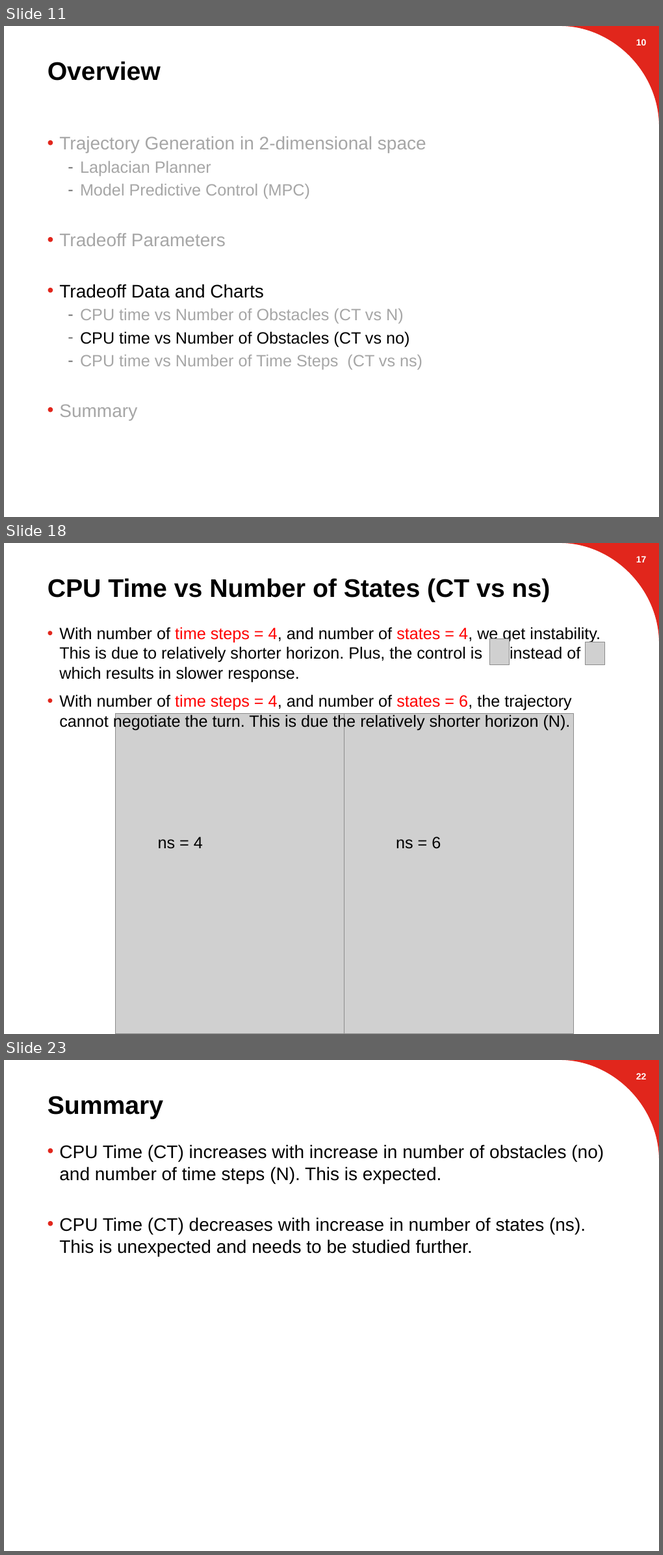
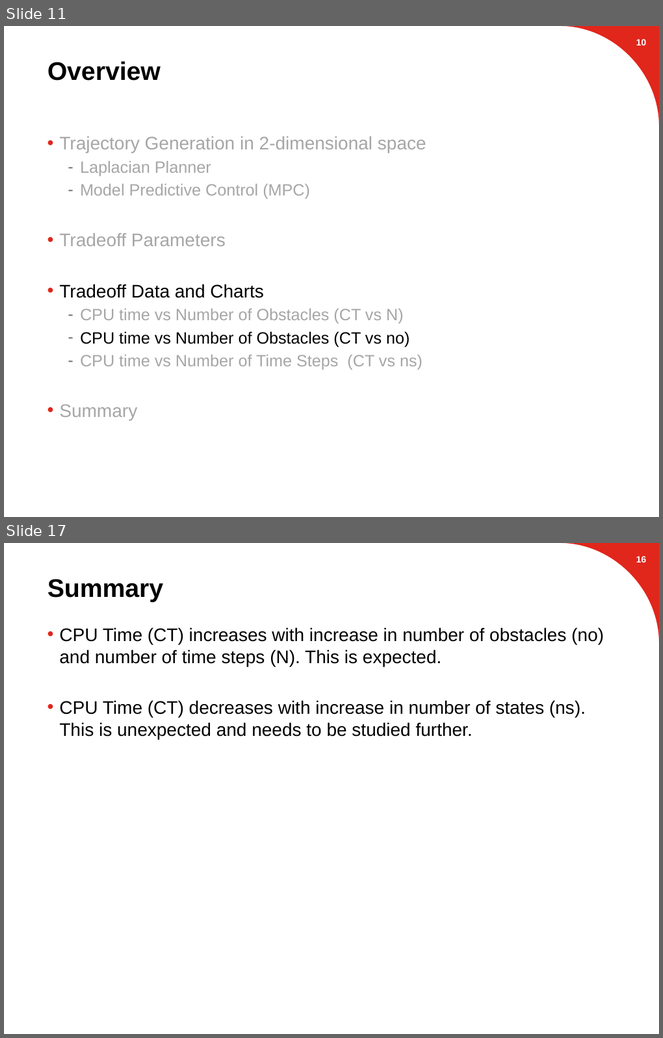
Before and after one commit to suvoganguli/GIG-MPC-Laplacian, a slide deck: 2D Results (03-19-2018).pptx. Shown one above the other, each under a label of ours: slides 11, 18 and 23 before the commit, slides 11 and 17 after it; the slides between them are not shown. The pictures are 663x1555 and 663x1038 pixels, drawn with LibreOffice and Linux fonts; fonts in the diff are those of the drawing; grey boxes stand for pictures; background and template pictures are left out. Boxes give left, top, right and bottom in pixels: in the first picture for what was removed or moved away, otherwise in the second. Text is boxed around its words. In the diff, an @@ line names an element or a change of style, - is before the commit and + after.

```diff
--- a/2D Results (03-19-2018).pptx
+++ b/2D Results (03-19-2018).pptx
@@ slide 18 removed at [4, 543, 659, 1034], background #FFFFFF; not listed: 1 template element that a slide beside it also shows @@
@@ page number removed at [636, 556, 647, 563] @@
-17
@@ title removed at [48, 578, 551, 602] @@
-CPU Time vs Number of States (CT vs ns)
@@ text removed at [59, 627, 601, 730] @@
-• With number of time steps = 4, and number of states = 4, we get instability. This is due to relatively shorter horizon. Plus, the control is instead of which results in slower response.
-• With number of time steps = 4, and number of states = 6, the trajectory cannot negotiate the turn. This is due the relatively shorter horizon (N).
@@ picture removed at [490, 639, 509, 665] @@
@@ picture removed at [585, 642, 605, 665] @@
@@ picture removed at [115, 713, 345, 1034] @@
@@ picture removed at [345, 713, 574, 1034] @@
@@ text removed at [158, 837, 203, 849] @@
-ns = 4
@@ text removed at [396, 837, 441, 849] @@
-ns = 6
@@ what was slide 23 is now slide 17 @@
@@ page number at [636, 556, 647, 563]: text changed @@
-22
+16
```
Also in this commit, not shown: 7 slides changed, 5 other slides removed, 1 other file.
